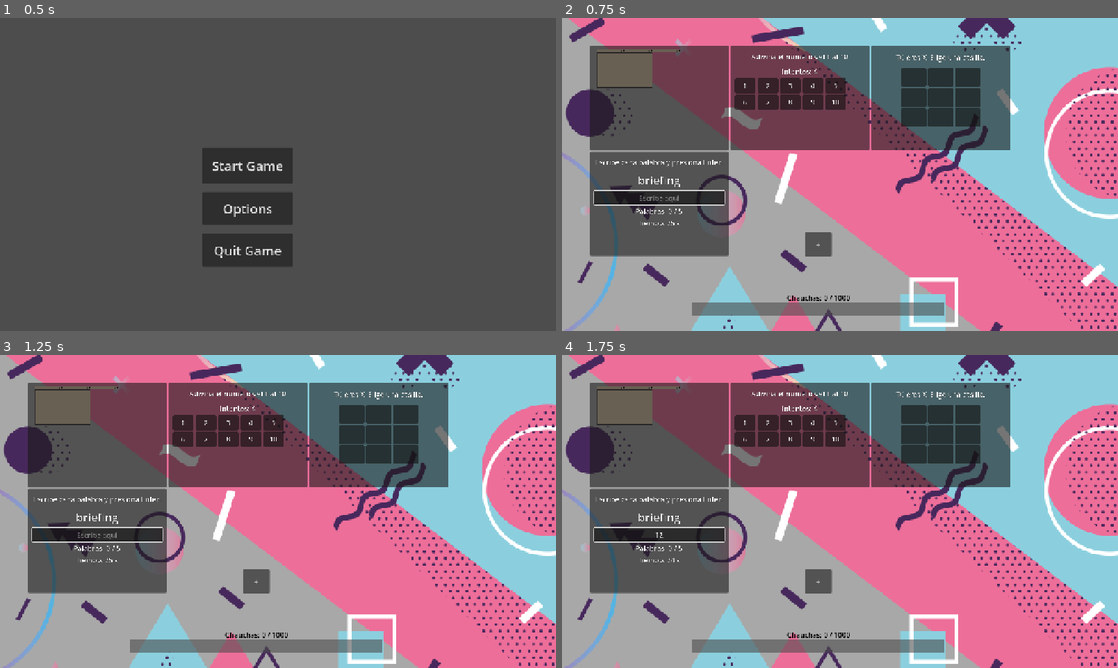
Above: before the commit, frames 1-4 (two rows, left to right).
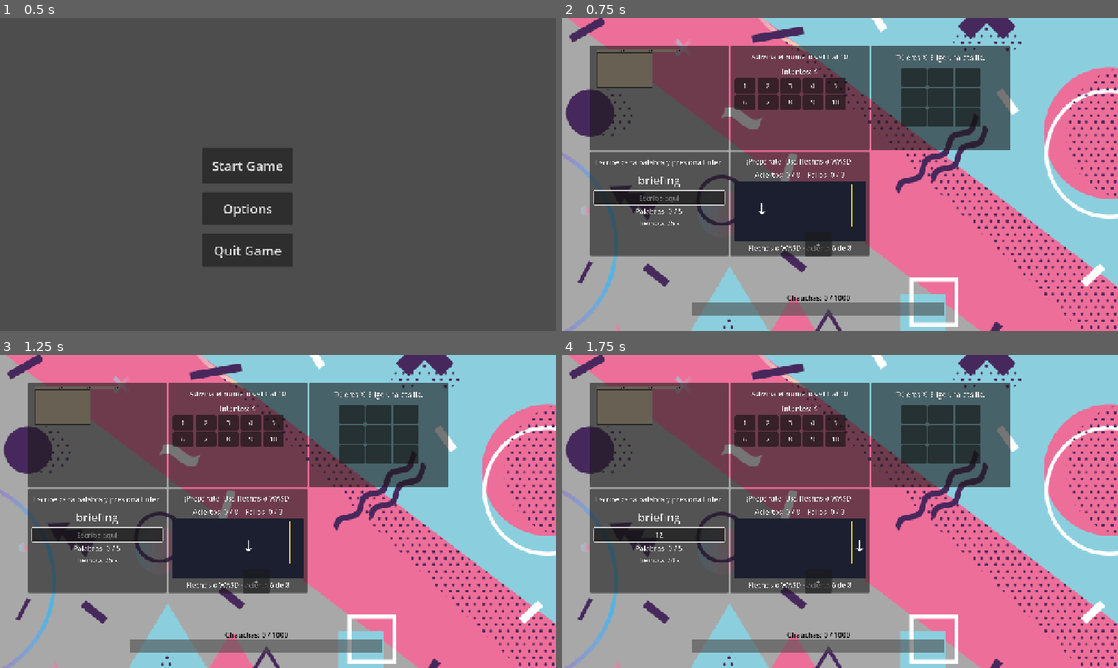
Above: after the commit, the same moments.

Repository: isabellarisso/wgj-26-corporatehellscape
Game: Godot game, scene res://scenes/main_menu.tscn
The game is run twice, just before and just after one commit, with the same random seed, the same clock (stepped at 60 frames per second) and the same inputs.
Inputs (mouse positions are in pixels of both pictures, inside the frame that each line leads up to):
- Up to frame 1 (0.5 s): no input
- Up to frame 2 (0.75 s): click "Start Game" at 0.5 s
- Up to frame 3 (1.25 s): no input
- Up to frame 4 (1.75 s): click (662, 533) at 1.27 s; type "12" at 1.35 s

Frame 1 is identical in both runs. In frame 2, 8.4% of the frame differs, in the area x 30-56%, y 42-77%; in frame 3, 8.4%; in frame 4, 8.4%.

Commit message:
minijuego ritmo

Diff:
--- a/scenes/main_scene.tscn
+++ b/scenes/main_scene.tscn
@@ -8,6 +8,7 @@
 [ext_resource type="PackedScene" path="res://scenes/minigame_number_guessing.tscn" id="minigame_number_guessing"]
 [ext_resource type="PackedScene" path="res://scenes/minigame_tic_tac_toe.tscn" id="minigame_tic_tac_toe"]
 [ext_resource type="PackedScene" path="res://scenes/minigame_typing.tscn" id="minigame_typing"]
+[ext_resource type="PackedScene" path="res://scenes/minigame_rhythm.tscn" id="minigame_rhythm"]
 
 [sub_resource type="TileSetAtlasSource" id="TileSetAtlasSource_rt2n2"]
 texture = ExtResource("4_gubc5")
@@ -31,7 +32,7 @@
 
 [node name="Node2D" type="Node2D" unique_id=950236339]
 script = ExtResource("1_w2twt")
-minigame_scenes = Array[PackedScene]([ExtResource("2_minigame"), ExtResource("minigame_number_guessing"), ExtResource("minigame_tic_tac_toe"), ExtResource("minigame_typing")])
+minigame_scenes = Array[PackedScene]([ExtResource("2_minigame"), ExtResource("minigame_number_guessing"), ExtResource("minigame_tic_tac_toe"), ExtResource("minigame_typing"), ExtResource("minigame_rhythm")])
 
 [node name="TilemapLayer" type="Node2D" parent="." unique_id=544590193]
 
--- /dev/null
+++ b/scenes/minigame_rhythm.tscn
@@ -0,0 +1,57 @@
+[gd_scene format=3]
+
+[ext_resource type="Script" path="res://scripts/minigame_rhythm.gd" id="1_script"]
+
+[node name="MinigameRhythm" type="Control"]
+custom_minimum_size = Vector2(320, 240)
+layout_mode = 3
+anchors_preset = 15
+anchor_right = 1.0
+anchor_bottom = 1.0
+grow_horizontal = 2
+grow_vertical = 2
+script = ExtResource("1_script")
+
+[node name="Layout" type="VBoxContainer" parent="."]
+layout_mode = 1
+anchors_preset = 15
+anchor_right = 1.0
+anchor_bottom = 1.0
+offset_left = 8.0
+offset_top = 6.0
+offset_right = -8.0
+offset_bottom = -6.0
+grow_horizontal = 2
+grow_vertical = 2
+theme_override_constants/separation = 3
+
+[node name="Status" type="Label" parent="Layout"]
+custom_minimum_size = Vector2(0, 32)
+layout_mode = 2
+text = "Pulsa la dirección cuando la flecha llegue a la línea."
+horizontal_alignment = 1
+vertical_alignment = 1
+autowrap_mode = 3
+
+[node name="Score" type="Label" parent="Layout"]
+layout_mode = 2
+text = "Aciertos: 0 / 8    Fallos: 0 / 3"
+horizontal_alignment = 1
+
+[node name="Playfield" type="ColorRect" parent="Layout"]
+custom_minimum_size = Vector2(0, 104)
+layout_mode = 2
+size_flags_vertical = 3
+color = Color(0.105, 0.12, 0.19, 1)
+
+[node name="Instructions" type="Label" parent="Layout"]
+custom_minimum_size = Vector2(0, 26)
+layout_mode = 2
+text = "Flechas o WASD · acierta 6 de 8"
+horizontal_alignment = 1
+vertical_alignment = 1
+
+[node name="Retry" type="Button" parent="Layout"]
+visible = false
+layout_mode = 2
+text = "Volver a intentar"
--- /dev/null
+++ b/scripts/minigame_rhythm.gd
@@ -0,0 +1,171 @@
+extends Control
+
+signal completed(reward: int)
+
+const REWARD := 85
+const SEQUENCE_LENGTH := 8
+const MAX_MISSES := 3
+const HIT_LINE_X := 270.0
+const HIT_WINDOW := 34.0
+const ARROW_SPEED := 225.0
+const SPAWN_INTERVAL := 1.15
+
+const DIRECTIONS := ["left", "down", "up", "right"]
+const ARROW_GLYPHS := {
+	"left": "←",
+	"down": "↓",
+	"up": "↑",
+	"right": "→",
+}
+
+@onready var status_label: Label = $Layout/Status
+@onready var score_label: Label = $Layout/Score
+@onready var playfield: Control = $Layout/Playfield
+@onready var retry_button: Button = $Layout/Retry
+
+var target_line: ColorRect
+var active_arrow: Label
+var active_direction := ""
+var spawn_count := 0
+var resolved_count := 0
+var hit_count := 0
+var miss_count := 0
+var spawn_cooldown := 0.0
+var game_over := false
+
+func _ready() -> void:
+	target_line = ColorRect.new()
+	target_line.color = Color(1.0, 0.85, 0.2, 0.9)
+	target_line.position = Vector2(HIT_LINE_X, 8.0)
+	target_line.size = Vector2(3.0, 96.0)
+	playfield.add_child(target_line)
+
+	retry_button.pressed.connect(_start_round)
+	_start_round()
+	grab_focus()
+
+func _process(delta: float) -> void:
+	if game_over:
+		return
+
+	spawn_cooldown -= delta
+	if is_instance_valid(active_arrow):
+		active_arrow.position.x += ARROW_SPEED * delta
+		if _arrow_center_x() > HIT_LINE_X + HIT_WINDOW:
+			_register_miss()
+
+	if active_arrow == null and spawn_cooldown <= 0.0 and spawn_count < SEQUENCE_LENGTH:
+		_spawn_arrow()
+
+func _input(event: InputEvent) -> void:
+	if game_over or not event is InputEventKey or not event.pressed or event.echo:
+		return
+
+	var pressed_direction := _direction_for_key(event as InputEventKey)
+	if pressed_direction.is_empty() or not is_instance_valid(active_arrow):
+		return
+
+	if absf(_arrow_center_x() - HIT_LINE_X) > HIT_WINDOW:
+		return
+
+	if pressed_direction == active_direction:
+		_register_hit()
+	else:
+		_register_miss()
+
+func _direction_for_key(event: InputEventKey) -> String:
+	match event.keycode:
+		KEY_LEFT:
+			return "left"
+		KEY_DOWN:
+			return "down"
+		KEY_UP:
+			return "up"
+		KEY_RIGHT:
+			return "right"
+
+	match event.physical_keycode:
+		KEY_A:
+			return "left"
+		KEY_S:
+			return "down"
+		KEY_W:
+			return "up"
+		KEY_D:
+			return "right"
+	return ""
+
+func _start_round() -> void:
+	if is_instance_valid(active_arrow):
+		active_arrow.queue_free()
+	active_arrow = null
+	active_direction = ""
+	spawn_count = 0
+	resolved_count = 0
+	hit_count = 0
+	miss_count = 0
+	spawn_cooldown = 0.0
+	game_over = false
+	status_label.text = "Pulsa la dirección cuando la flecha llegue a la línea."
+	retry_button.hide()
+	_update_score()
+	grab_focus()
+
+func _spawn_arrow() -> void:
+	active_direction = DIRECTIONS.pick_random()
+	active_arrow = Label.new()
+	active_arrow.text = ARROW_GLYPHS[active_direction]
+	active_arrow.position = Vector2(12.0, maxf(0.0, (playfield.size.y - 42.0) / 2.0))
+	active_arrow.size = Vector2(36.0, 42.0)
+	active_arrow.add_theme_font_size_override("font_size", 34)
+	active_arrow.horizontal_alignment = HORIZONTAL_ALIGNMENT_CENTER
+	active_arrow.vertical_alignment = VERTICAL_ALIGNMENT_CENTER
+	playfield.add_child(active_arrow)
+	spawn_count += 1
+	spawn_cooldown = SPAWN_INTERVAL
+	status_label.text = "¡Prepárate! Usa flechas o WASD."
+
+func _arrow_center_x() -> float:
+	return active_arrow.position.x + active_arrow.size.x / 2.0
+
+func _register_hit() -> void:
+	hit_count += 1
+	resolved_count += 1
+	_remove_active_arrow()
+	status_label.text = "¡A tiempo!"
+	_update_score()
+	_check_sequence_end()
+
+func _register_miss() -> void:
+	miss_count += 1
+	resolved_count += 1
+	_remove_active_arrow()
+	status_label.text = "¡Fallaste el ritmo!"
+	_update_score()
+	if miss_count >= MAX_MISSES:
+		_finish_failure()
+	else:
+		_check_sequence_end()
+
+func _remove_active_arrow() -> void:
+	if is_instance_valid(active_arrow):
+		active_arrow.queue_free()
+	active_arrow = null
+	active_direction = ""
+
+func _update_score() -> void:
+	score_label.text = "Aciertos: %d / %d    Fallos: %d / %d" % [hit_count, SEQUENCE_LENGTH, miss_count, MAX_MISSES]
+
+func _check_sequence_end() -> void:
+	if resolved_count >= SEQUENCE_LENGTH:
+		_finish_success()
+
+func _finish_success() -> void:
+	game_over = true
+	status_label.text = "¡Secuencia completada!"
+	completed.emit(REWARD)
+
+func _finish_failure() -> void:
+	game_over = true
+	status_label.text = "Se acabó la secuencia. ¡Intenta otra vez!"
+	retry_button.show()
Not shown, added: scripts/minigame_rhythm.gd.uid
